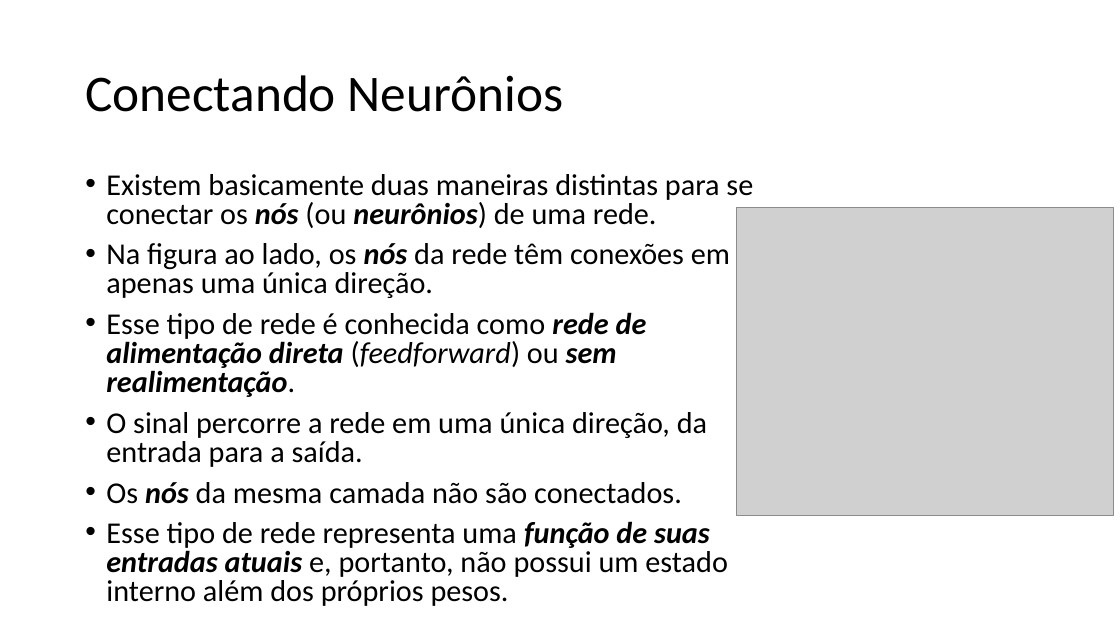
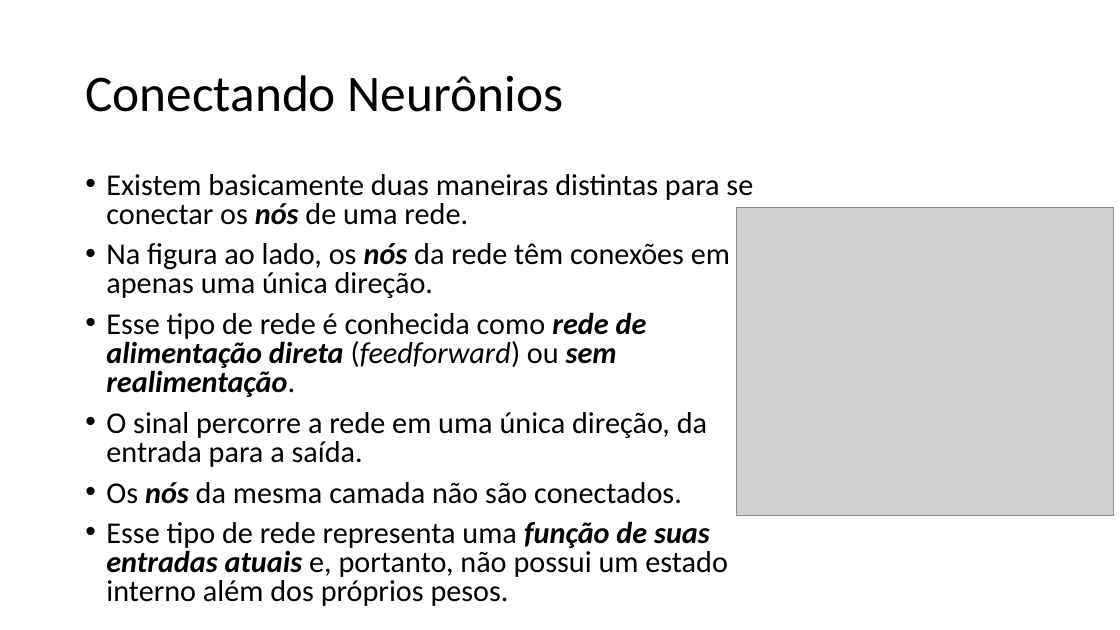
Before and after one commit to zz4fap/t320_aprendizado_de_maquina, a slide deck: slide 16 of slides/T320_Redes_Neurais_Artificiais (Parte II).pptx. Drawn at 1120x630 pixels with LibreOffice and Linux fonts; fonts in the diff are those of the drawing; grey boxes stand for pictures. Boxes give left, top, right and bottom in pixels: in the first picture for what was removed or moved away, otherwise in the second. Text is boxed around its words. In the diff, an @@ line names an element or a change of style, - is before the commit and + after.

```diff
--- a/slides/T320_Redes_Neurais_Artificiais (Parte II).pptx
+++ b/slides/T320_Redes_Neurais_Artificiais (Parte II).pptx
@@ text at <box>106,174,753,225</box>: text changed @@
-• Existem basicamente duas maneiras distintas para se conectar os nós (ou neurônios) de uma rede.
+• Existem basicamente duas maneiras distintas para se conectar os nós de uma rede.
```
Also in this commit, not shown: 6 other slides changed, 3 other files.
